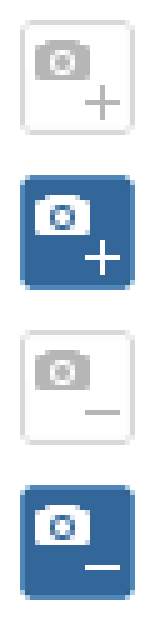
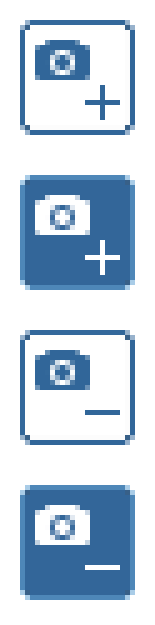
The second 155×625 image is a revision of the first. Changes to its layers:
painted on "Shape 1" over bbox(35, 40, 90, 80)
painted on "Shape 1 copy" over bbox(35, 350, 90, 390)
painted on "color cover" over bbox(30, 70, 100, 445)
painted on "orig" over bbox(20, 20, 135, 445)
